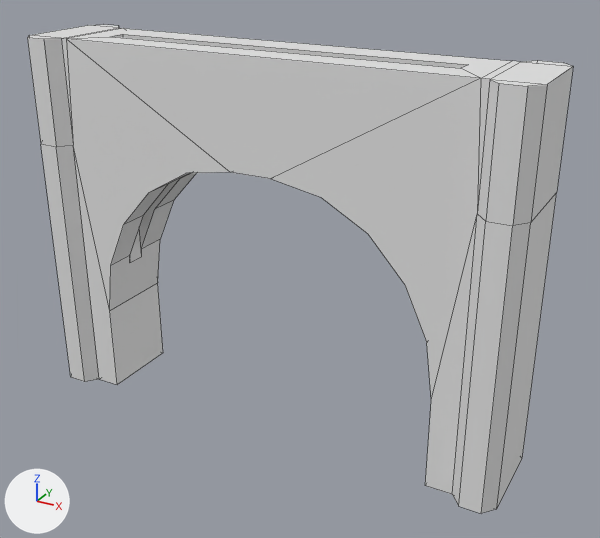
A saved change to the FBX model Assets/FBXReadyForImport/UpdatedTiles/Gate_Frame.fbx.
Both versions are drawn from a 50 mm lens placed at (4.59, -7.74, 5.9), pointed at (0.3, 0.05, 2.01). Lighting does not change. The marker at lower left points along +X, +Y and +Z. Mesh edges are drawn as thin lines.

The first picture shows 'Gate_Frame'.
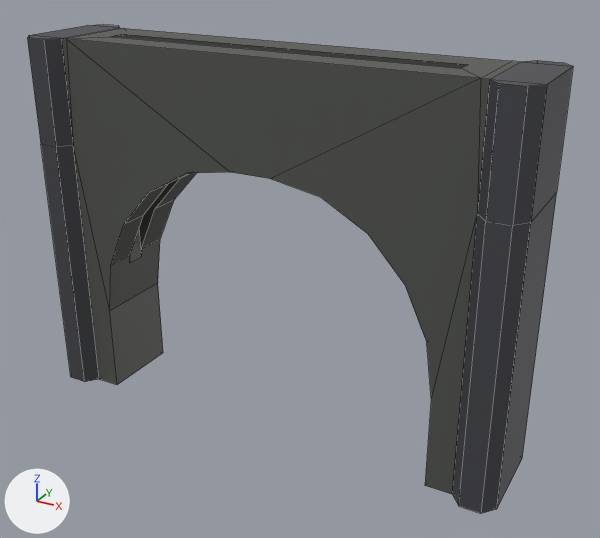
What the commit changed:
Material 'SmallStones' (mat_smallstones) is new.
Its base color is (0.0824, 0.0871, 0.0779) (dark grey #51534f).
Material 'Stone' (mat_stone) is new.
Its base color is (0.0559, 0.0574, 0.0668) (dark grey #434449).
me_cube_006 has 108 vertices, 86 faces and spans x -3.0..3.0, y -0.65..0.65, z 0.0..4.5.
me_cube_006 is used by ob_gate_frame; location (0.0, 0.0, 0.0).
me_cube_006 part 1: all 46 faces centred in x -2.47..2.47, y -0.5..0.5, z 0.0..4.5 switch from no material to mat_smallstones (dark grey #51534f).
me_cube_006 part 2: all 10 faces centred in x -3.0..-2.56, y -0.65..0.65, z 0.0..1.62 switch from no material to mat_stone (dark grey #434449).
me_cube_006 part 3: all 10 faces centred in x -3.0..-2.56, y -0.65..0.65, z 3.87..4.5 switch from no material to mat_stone (dark grey #434449).
me_cube_006 part 4: all 10 faces centred in x 2.56..3.0, y -0.65..0.65, z 0.0..1.62 switch from no material to mat_stone (dark grey #434449).
me_cube_006 part 5: all 10 faces centred in x 2.56..3.0, y -0.65..0.65, z 3.87..4.5 switch from no material to mat_stone (dark grey #434449).

Location of each change, (x1, y1, x2, y2) in pixels of the pictures (600 x 538 px):
part 1 of me_cube_006, recoloured: (61, 28, 519, 494) in both
part 2 of me_cube_006, recoloured: (41, 144, 99, 382) in both
part 3 of me_cube_006, recoloured: (27, 25, 119, 147) in both
part 4 of me_cube_006, recoloured: (452, 193, 557, 513) in both
part 5 of me_cube_006, recoloured: (478, 60, 573, 226) in both
